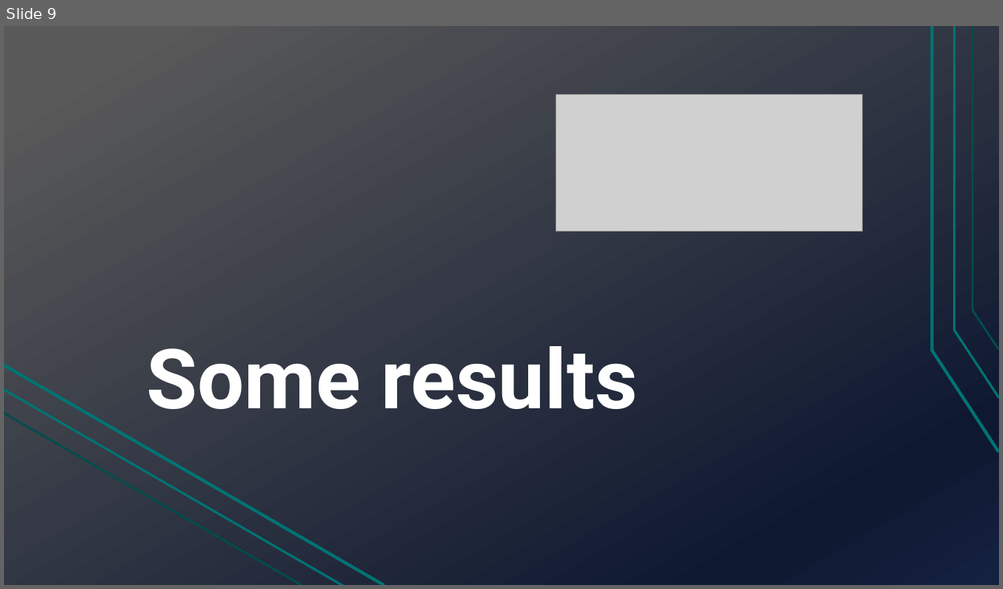
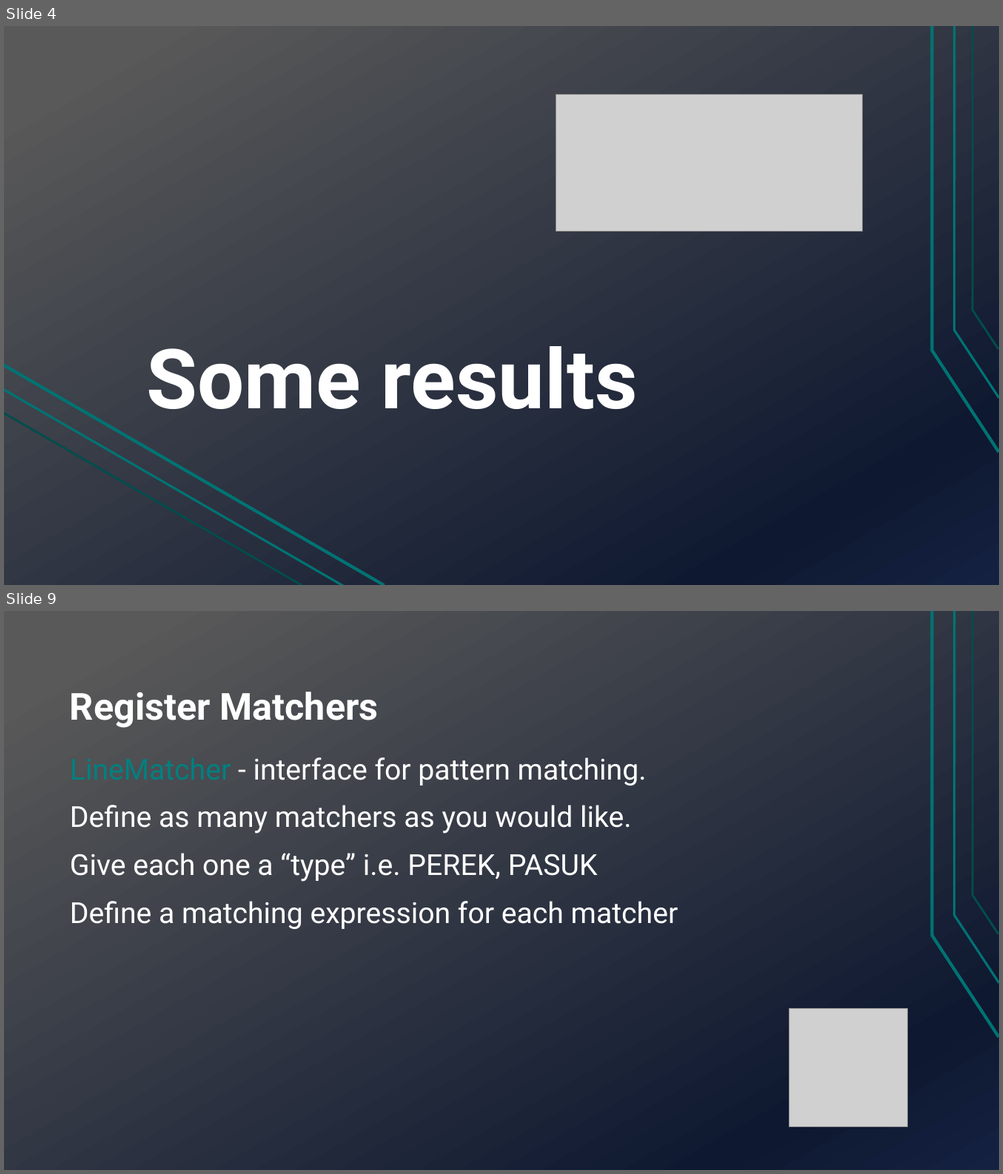
Before and after one commit to TechnionTDK/jbs-text2json, a slide deck: Text2Json.pptx. Shown one above the other, each under a label of ours: slide 9 before the commit, slides 4 and 9 after it; the slides between them are not shown. The pictures are 1003x589 and 1003x1174 pixels, drawn with LibreOffice and Linux fonts; fonts in the diff are those of the drawing; grey boxes stand for pictures. Boxes give left, top, right and bottom in pixels: in the first picture for what was removed or moved away, otherwise in the second. Text is boxed around its words. In the diff, an @@ line names an element or a change of style, - is before the commit and + after.

```diff
--- a/Text2Json.pptx
+++ b/Text2Json.pptx
@@ slide 9 added at (x1=4, y1=611, x2=999, y2=1170), background gradient #595959 to #0F1931 to #142242; not listed: 3 template elements that a slide beside it also shows @@
@@ title added at (x1=70, y1=692, x2=378, y2=728), 36 pt, text #FFFFFF, bold @@
+Register Matchers
@@ text added at (x1=70, y1=758, x2=678, y2=929), 28 pt, text #FFFFFF @@
+LineMatcher - interface for pattern matching.
+Define as many matchers as you would like.
+Give each one a “type” i.e. PEREK, PASUK
+Define a matching expression for each matcher
@@ picture added at (x1=789, y1=1008, x2=907, y2=1127) @@
@@ what was slide 9 is now slide 4 @@
```
Also in this commit, not shown: 8 slides changed, 4 other slides added, 1 slide removed.
